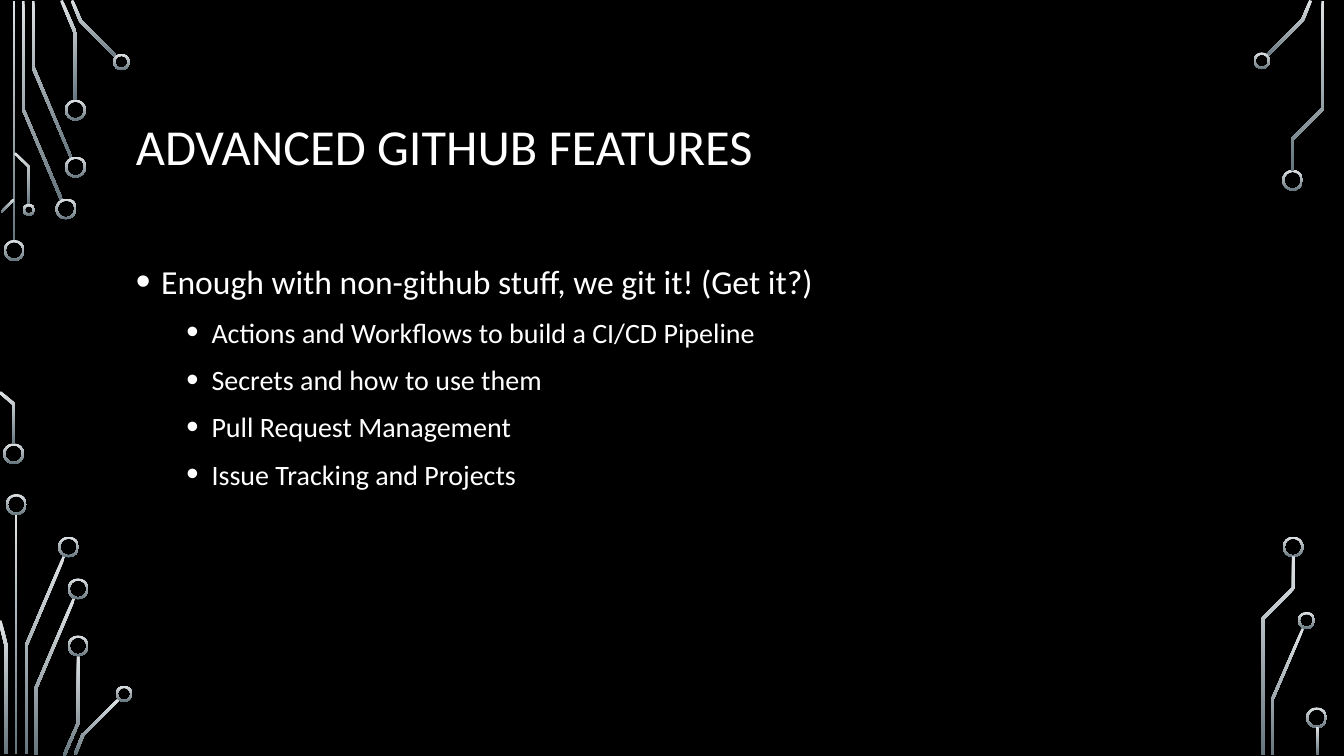
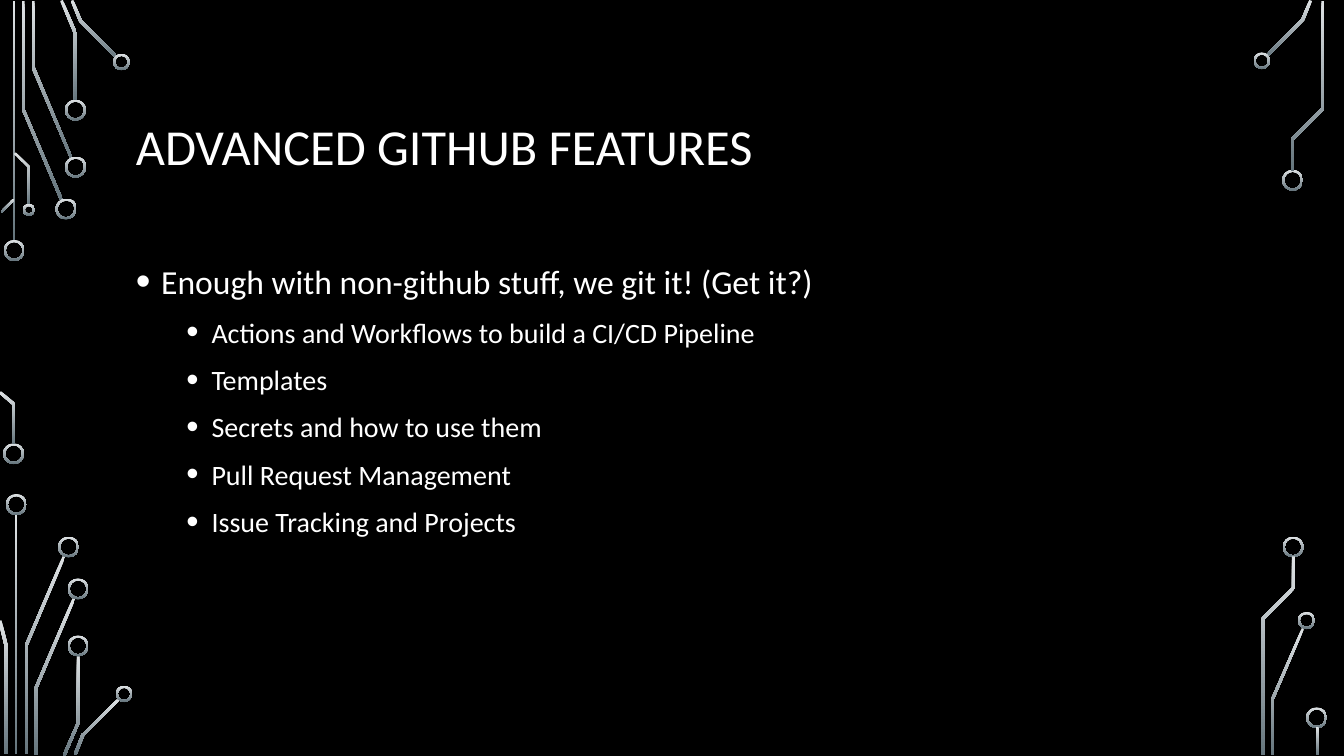
Before and after one commit to onideus/github-101-website, a slide deck: slide 29 of resources/Advanced github topics.pptx (slide 22 before the commit). Drawn at 1344x756 pixels with LibreOffice and Linux fonts; fonts in the diff are those of the drawing; background and template pictures are left out. Boxes give left, top, right and bottom in pixels: in the first picture for what was removed or moved away, otherwise in the second. Text is boxed around its words. In the diff, an @@ line names an element or a change of style, - is before the commit and + after.

```diff
--- a/resources/Advanced github topics.pptx
+++ b/resources/Advanced github topics.pptx
@@ text at (212, 370, 328, 395): paragraph added @@
+  • Templates
```
Also in this commit, not shown: 1 other slide changed, 1 slide added.
